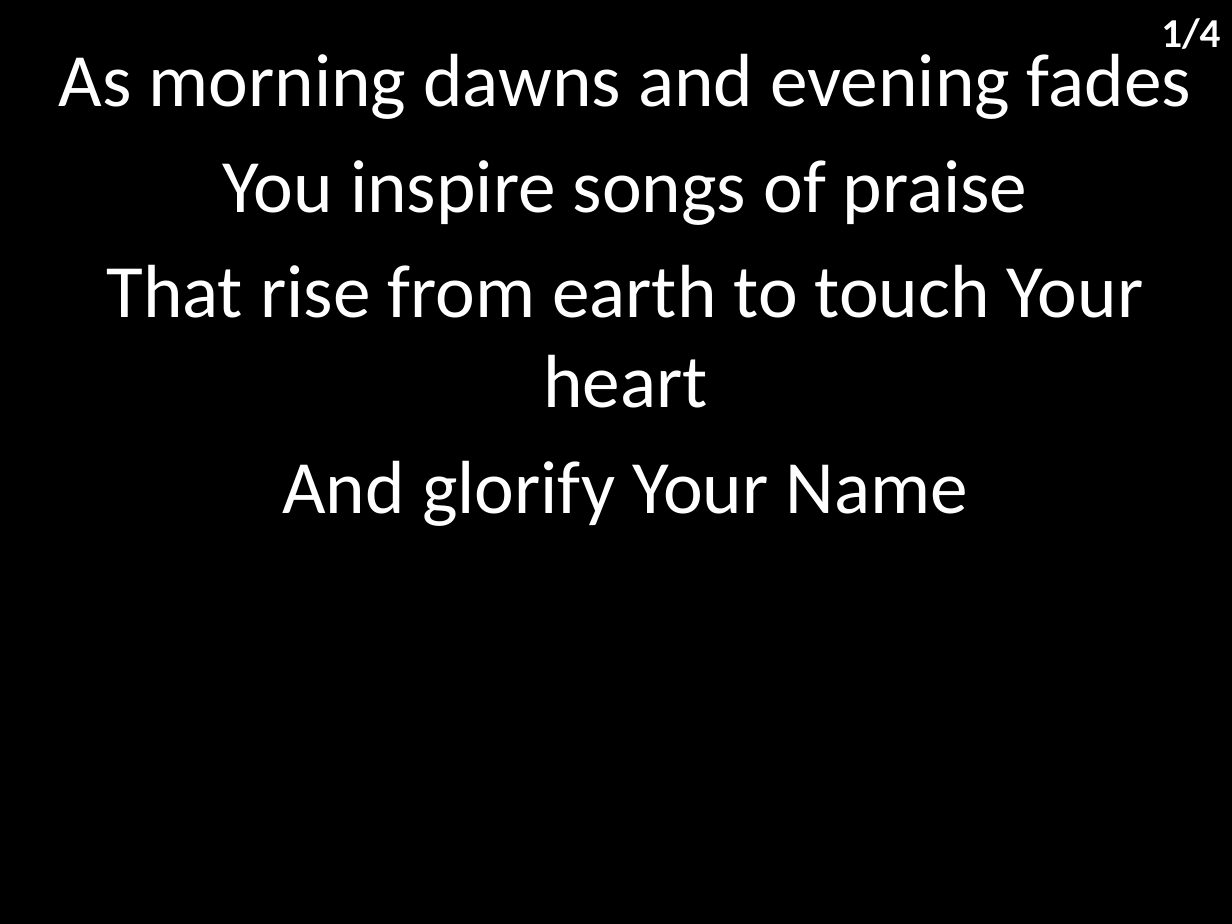
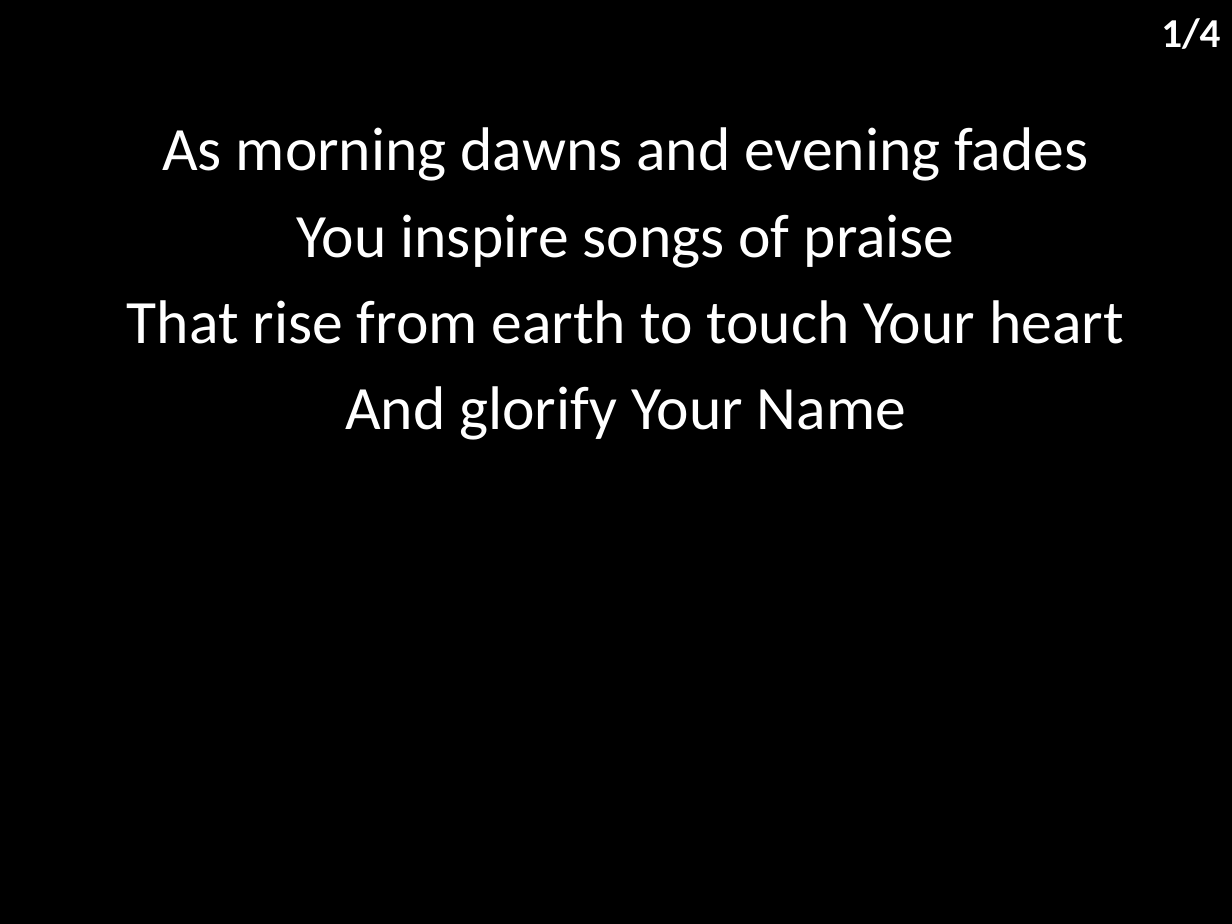
Before and after one commit to hoo-are-ya/worship, a slide deck: slide 2 of docs/songs/your name.pptx. Drawn at 1232x924 pixels with LibreOffice and Linux fonts; fonts in the diff are those of the drawing. Boxes give left, top, right and bottom in pixels: in the first picture for what was removed or moved away, otherwise in the second. Text is boxed around its words. In the diff, an @@ line names an element or a change of style, - is before the commit and + after.

```diff
--- a/docs/songs/your name.pptx
+++ b/docs/songs/your name.pptx
@@ subtitle "As morning dawns and evening ...": place and size @@
-subtitle "As morning dawns and evening ..." at box(59, 44, 1191, 526)
+subtitle "As morning dawns and evening ..." at box(127, 127, 1123, 440)
@@ subtitle "As morning dawns and evening ..." at box(127, 127, 1123, 440): size 44 to 36 pt; less space between paragraphs @@
```
Also in this commit, not shown: 3 other slides changed, 6 other files.
